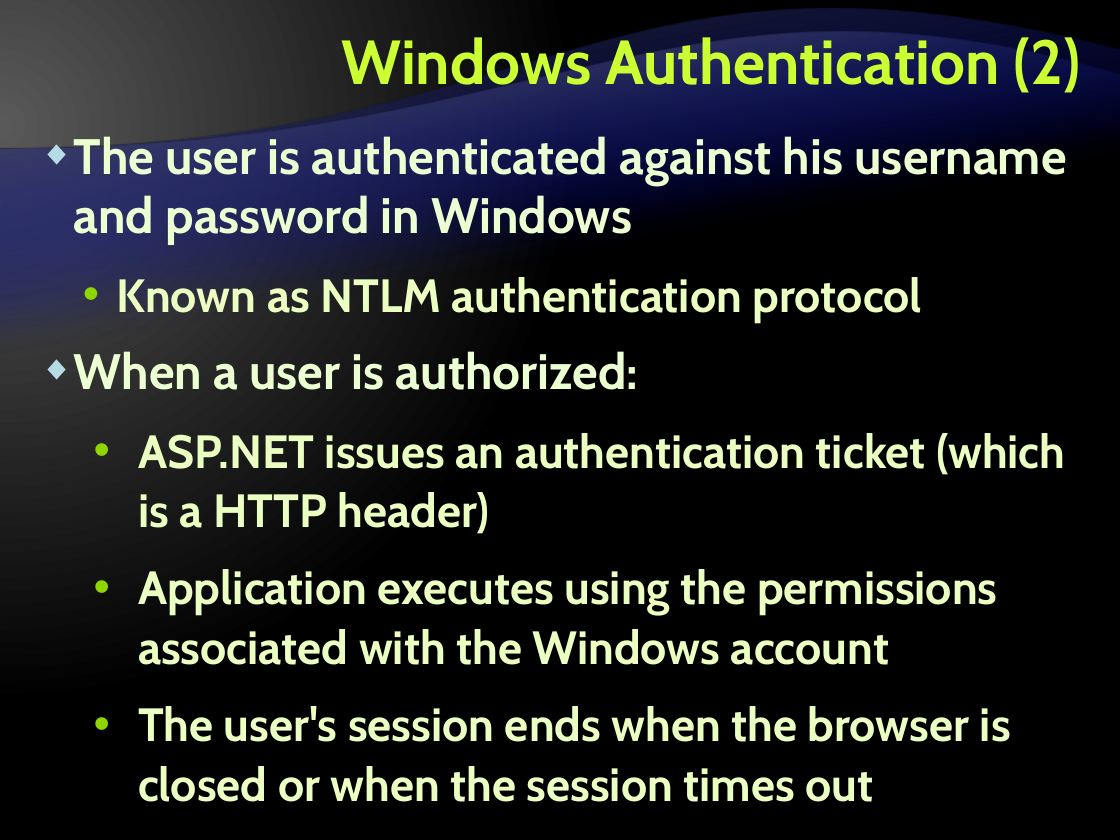
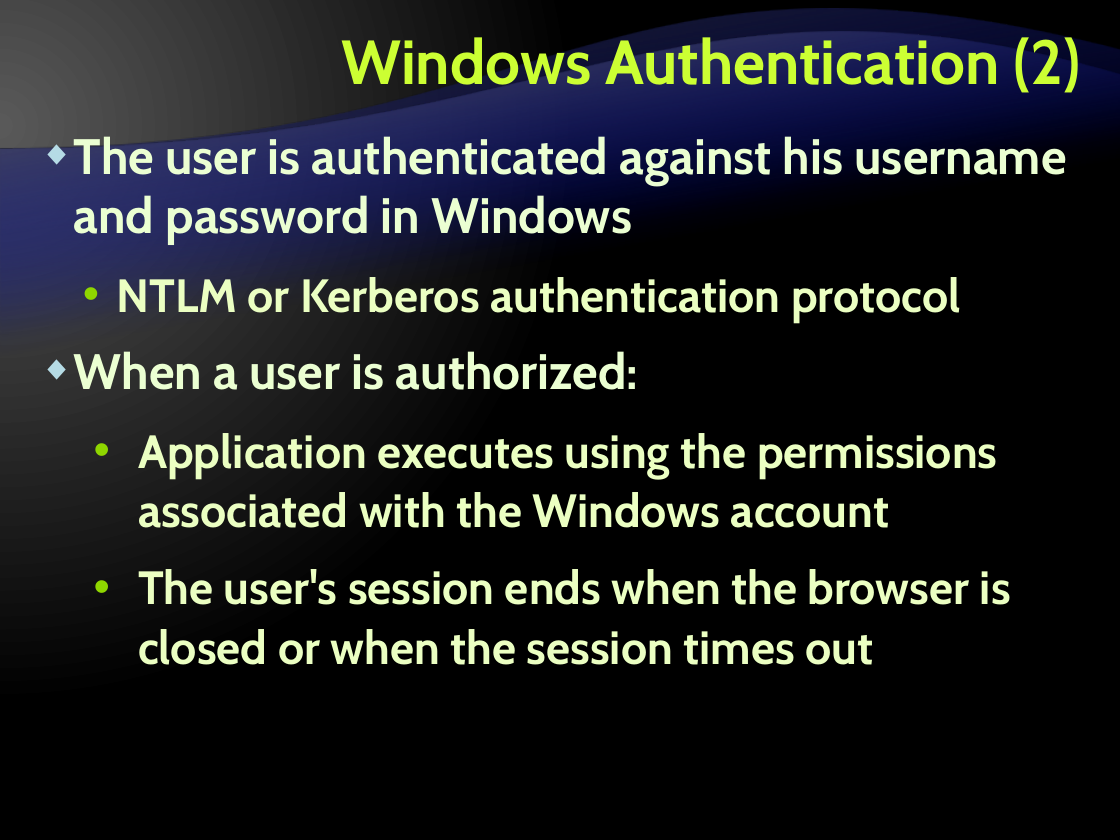
Before and after one commit to Graveheart/aspnetcourse, a slide deck: slide 7 of 2010/lectures/12. ASP.NET-Authentication-and-Authorization.pptx. Drawn at 1120x840 pixels with LibreOffice and Linux fonts; fonts in the diff are those of the drawing; background and template pictures are left out. Boxes give left, top, right and bottom in pixels: in the first picture for what was removed or moved away, otherwise in the second. Text is boxed around its words. In the diff, an @@ line names an element or a change of style, - is before the commit and + after.

```diff
--- a/2010/lectures/12. ASP.NET-Authentication-and-Authorization.pptx
+++ b/2010/lectures/12. ASP.NET-Authentication-and-Authorization.pptx
@@ text at (116, 277, 961, 323): text changed @@
-  • Known as NTLM authentication protocol
+  • NTLM or Kerberos authentication protocol
@@ text at (138, 433, 1065, 534): paragraph removed @@
-  • ASP.NET issues an authentication ticket (which is a HTTP header)
```
Also in this commit, not shown: 4 other slides changed.
